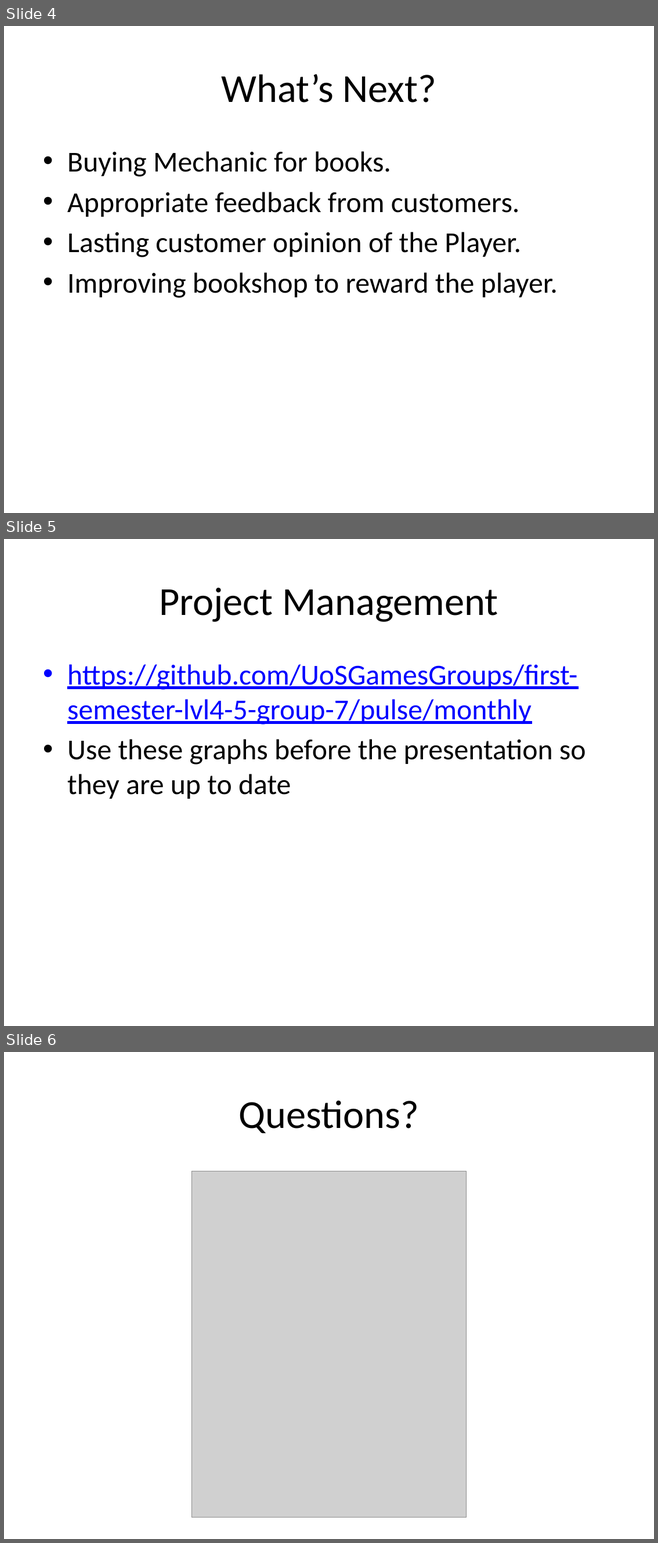
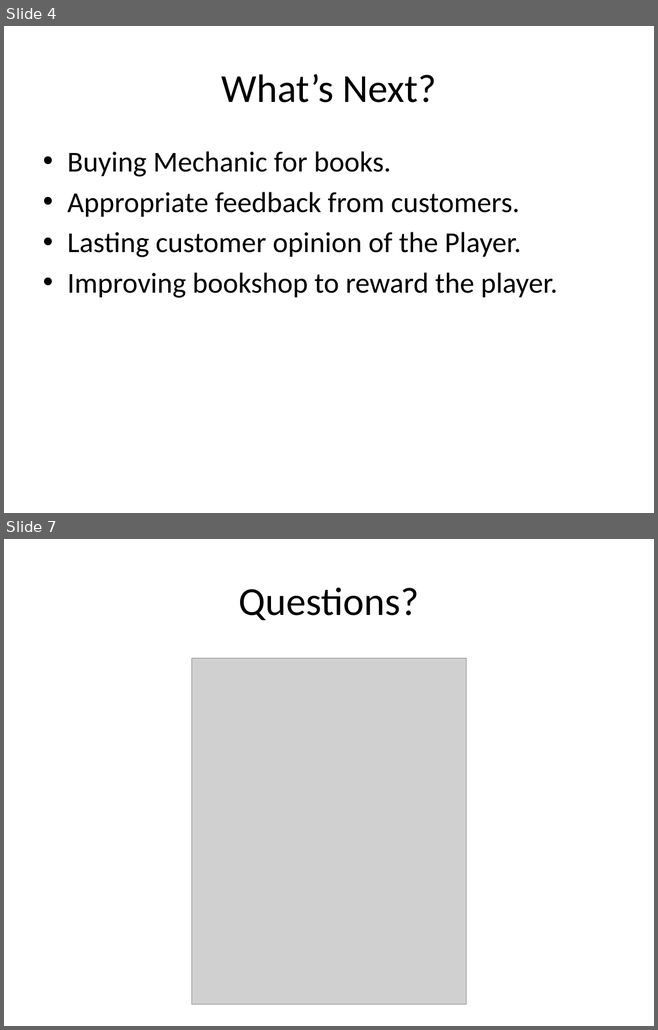
Before and after one commit to UoSGamesGroups/first-semester-lvl4-5-group-7, a slide deck: Management/Presentations/Presentation-02.pptx. Shown one above the other, each under a label of ours: slides 4, 5 and 6 before the commit, slides 4 and 7 after it; the slides between them are not shown. The pictures are 658x1543 and 658x1030 pixels, drawn with LibreOffice and Linux fonts; fonts in the diff are those of the drawing; grey boxes stand for pictures. Boxes give left, top, right and bottom in pixels: in the first picture for what was removed or moved away, otherwise in the second. Text is boxed around its words. In the diff, an @@ line names an element or a change of style, - is before the commit and + after.

```diff
--- a/Management/Presentations/Presentation-02.pptx
+++ b/Management/Presentations/Presentation-02.pptx
@@ slide 5 removed at bbox=[4, 539, 654, 1026], background #FFFFFF @@
@@ title removed at bbox=[159, 588, 498, 622] @@
-Project Management
@@ text removed at bbox=[67, 664, 586, 799] @@
-• https://github.com/UoSGamesGroups/first-semester-lvl4-5-group-7/pulse/monthly
-• Use these graphs before the presentation so they are up to date
@@ what was slide 6 is now slide 7 @@
```
Also in this commit, not shown: 1 slide changed, 2 slides added.
